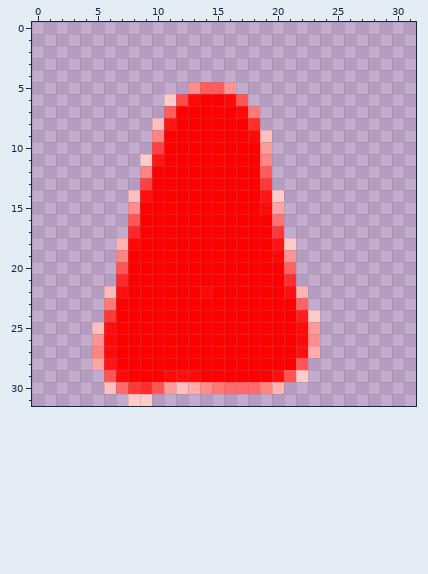
One commit to this pixel-art sprite: assets/graphics/player.png. That is the earlier state.
The file is 32x32 pixels. Colours within 5 levels of each other are drawn and written as one.
The same view after the edit:
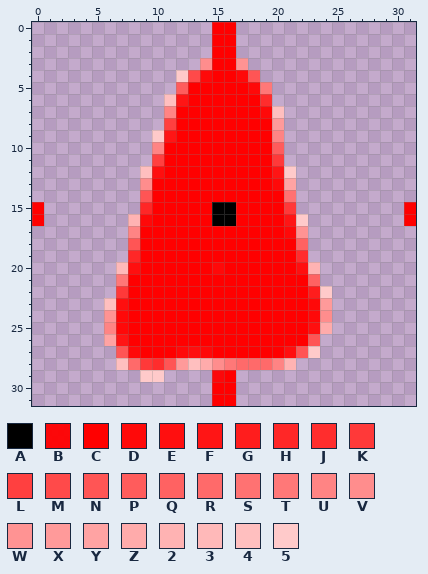
Palette (. is transparent): A #000000  B #ff0000f3  C #ff0000  D #ff0909  E #ff0f0f  F #ff1515  G #ff1d1d  H #ff2727  J #ff2d2d  K #ff3939  L #ff4040  M #ff4a4a  N #ff5555  P #ff5c5c  Q #ff6262  R #ff6a6a  S #ff7272  T #ff7878  U #ff8484  V #ff8d8d  W #ff9393  X #ff9a9a  Y #ffa3a3  Z #ffabab  2 #ffb3b3  3 #ffb9b9  4 #ffbfbf  5 #ffcaca
Diff:
Changed rows in their new state; - is an unchanged pixel.
first column x 0:
 0 ---------------CC---------------
 1 ---------------CC---------------
 2 ---------------CC---------------
 3 --------------VCCW--------------
 4 ------------5MDCCDN-------------
 5 ------------PCCCCCDT------------
 6 -----------4FC--CCCJ------------
 7 -----------U-----CCD4-----------
 8 ----------.L------CCX-----------
 9 ----------5F------CCU-----------
10 ----------U--------CP-----------
11 ---------.L--------CK-----------
12 ---------4E--------CF5----------
13 ---------V---------CDY----------
14 --------.N---------CCS----------
15 C-------.H-----AA--CCK---------C
16 C-------2D-----AA---CF5--------C
17 --------U-----------CDW---------
18 -------.N-----------CCQ---------
19 -------.H-----------CCJ---------
20 -------3E------D-----CE2--------
21 -------T-------------CCQ--------
22 ------.K------C------CCG5-------
23 ------4E--------------CDX-------
24 ------WD--------------CDV-------
25 -----.UD--------------CEZ-------
26 -----.YF--------------CN--------
27 -----..ND---DED------EN5--------
28 -----..4RKJNX4ZVTRRRU2.---------
29 ------...55....B-......---------
30 ------.........CC....-----------
31 --------..-----CC---------------
